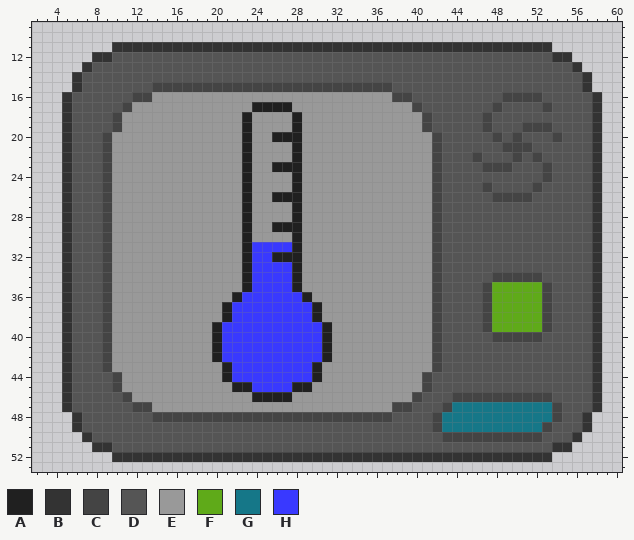
A pixel-art sprite gets an edit: assets/minecraft/textures/galaxy/upgrade_cooling_lv1.png. The picture above was drawn from the file before the commit.
The file is 64x64 pixels. Colours within 5 levels of each other are drawn and written as one. Shown: x 2..60, y 9..53.
Palette (. is transparent): A #202020  B #333333  C #444444  D #555555  E #999999  F #5faa19  G #157788  H #3939ff
Pixels before (only the part around the change), first column x 2:
 9 ...........................................................
10 ...........................................................
11 ........BBBBBBBBBBBBBBBBBBBBBBBBBBBBBBBBBBBBBBBBBBBB.......
12 ......BBDDDDDDDDDDDDDDDDDDDDDDDDDDDDDDDDDDDDDDDDDDDDBB.....
13 .....BDDDDDDDDDDDDDDDDDDDDDDDDDDDDDDDDDDDDDDDDDDDDDDDDB....
14 ....BDDDDDDDDDDDDDDDDDDDDDDDDDDDDDDDDDDDDDDDDDDDDDDDDDDB...
15 ....BDDDDDDDCCCCCCCCCCCCCCCCCCCCCCCCDDDDDDDDDDDDDDDDDDDB...
16 ...BDDDDDDCCEEEEEEEEEEEEEEEEEEEEEEEECCDDDDDDDDDCCCCDDDDDB..
17 ...BDDDDDCEEEEEEEEEEEEAAAAEEEEEEEEEEEECDDDDDDDCDDDDCDDDDB..
18 ...BDDDDCEEEEEEEEEEEEAEEEEAEEEEEEEEEEEECDDDDDCDDDDDDDDDDB..
19 ...BDDDDCEEEEEEEEEEEEAEEEEAEEEEEEEEEEEECDDDDDCDDDCCCDDDDB..
20 ...BDDDCEEEEEEEEEEEEEAEEAAAEEEEEEEEEEEEECDDDDDCDCDDDCDDDB..
21 ...BDDDCEEEEEEEEEEEEEAEEEEAEEEEEEEEEEEEECDDDDDDCCCDDDDDDB..
22 ...BDDDCEEEEEEEEEEEEEAEEEEAEEEEEEEEEEEEECDDDCDDDCDCDDDDDB..
23 ...BDDDCEEEEEEEEEEEEEAEEAAAEEEEEEEEEEEEECDDDDCCCDDDCDDDDB..
24 ...BDDDCEEEEEEEEEEEEEAEEEEAEEEEEEEEEEEEECDDDDDDDDDDCDDDDB..
25 ...BDDDCEEEEEEEEEEEEEAEEEEAEEEEEEEEEEEEECDDDDCDDDDCDDDDDB..
26 ...BDDDCEEEEEEEEEEEEEAEEAAAEEEEEEEEEEEEECDDDDDCCCCDDDDDDB..
27 ...BDDDCEEEEEEEEEEEEEAEEEEAEEEEEEEEEEEEECDDDDDDDDDDDDDDDB..
28 ...BDDDCEEEEEEEEEEEEEAEEEEAEEEEEEEEEEEEECDDDDDDDDDDDDDDDB..
29 ...BDDDCEEEEEEEEEEEEEAEEAAAEEEEEEEEEEEEECDDDDDDDDDDDDDDDB..
30 ...BDDDCEEEEEEEEEEEEEAEEEEAEEEEEEEEEEEEECDDDDDDDDDDDDDDDB..
31 ...BDDDCEEEEEEEEEEEEEAHHHHAEEEEEEEEEEEEECDDDDDDDDDDDDDDDB..
32 ...BDDDCEEEEEEEEEEEEEAHHAAAEEEEEEEEEEEEECDDDDDDDDDDDDDDDB..
33 ...BDDDCEEEEEEEEEEEEEAHHHHAEEEEEEEEEEEEECDDDDDDDDDDDDDDDB..
34 ...BDDDCEEEEEEEEEEEEEAHHHHAEEEEEEEEEEEEECDDDDDCCCCCDDDDDB..
35 ...BDDDCEEEEEEEEEEEEEAHHHHAEEEEEEEEEEEEECDDDDCFFFFFCDDDDB..
36 ...BDDDCEEEEEEEEEEEEAHHHHHHAEEEEEEEEEEEECDDDDCFFFFFCDDDDB..
37 ...BDDDCEEEEEEEEEEEAHHHHHHHHAEEEEEEEEEEECDDDDCFFFFFCDDDDB..
38 ...BDDDCEEEEEEEEEEEAHHHHHHHHAEEEEEEEEEEECDDDDCFFFFFCDDDDB..
39 ...BDDDCEEEEEEEEEEAHHHHHHHHHHAEEEEEEEEEECDDDDCFFFFFCDDDDB..
40 ...BDDDCEEEEEEEEEEAHHHHHHHHHHAEEEEEEEEEECDDDDDCCCCCDDDDDB..
41 ...BDDDCEEEEEEEEEEAHHHHHHHHHHAEEEEEEEEEECDDDDDDDDDDDDDDDB..
42 ...BDDDCEEEEEEEEEEAHHHHHHHHHHAEEEEEEEEEECDDDDDDDDDDDDDDDB..
43 ...BDDDCEEEEEEEEEEEAHHHHHHHHAEEEEEEEEEEECDDDDDDDDDDDDDDDB..
44 ...BDDDDCEEEEEEEEEEAHHHHHHHHAEEEEEEEEEECDDDDDDDDDDDDDDDDB..
45 ...BDDDDCEEEEEEEEEEEAAHHHHAAEEEEEEEEEEECDDDDDDDDDDDDDDDDB..
46 ...BDDDDDCEEEEEEEEEEEEAAAAEEEEEEEEEEEECDDDCCCCCCCCCCDDDDB..
47 ...BDDDDDDCCEEEEEEEEEEEEEEEEEEEEEEEECCDDDCGGGGGGGGGGCDDDB..
48 ....BDDDDDDDCCCCCCCCCCCCCCCCCCCCCCCCDDDDCGGGGGGGGGGGCDDB...
49 ....BDDDDDDDDDDDDDDDDDDDDDDDDDDDDDDDDDDDCGGGGGGGGGGCDDDB...
50 .....BDDDDDDDDDDDDDDDDDDDDDDDDDDDDDDDDDDDCCCCCCCCCCDDDB....
51 ......BBDDDDDDDDDDDDDDDDDDDDDDDDDDDDDDDDDDDDDDDDDDDDBB.....
52 ........BBBBBBBBBBBBBBBBBBBBBBBBBBBBBBBBBBBBBBBBBBBB.......
53 ...........................................................
Now the later version:
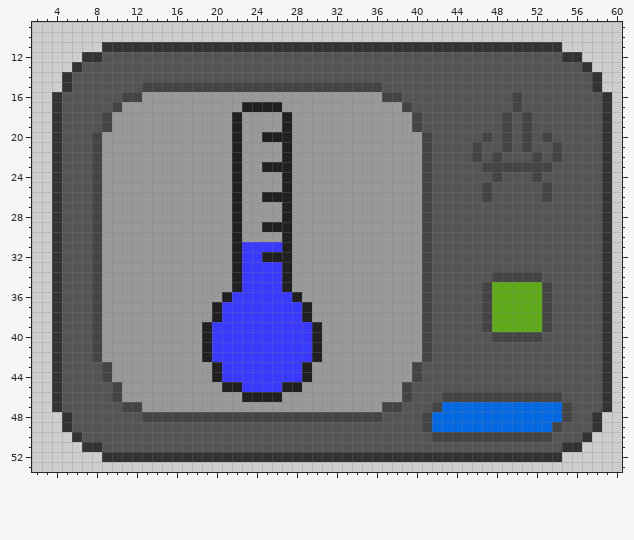
Diff:
colour G: #157788 -> #0368e4
y 11: x 9 . -> B; x 54 . -> B
y 12: x 7 . -> B; x 9 B -> D; x 54 B -> D; x 56 . -> B
y 13: x 6..7 .B -> BD; x 56..57 B. -> DB
y 14: x 5..6 .B -> BD; x 57..58 B. -> DB
y 15: x 5..6 .B -> BD; x 13 D -> C; x 37 C -> D; x 57..58 B. -> DB
y 16: x 4..5 .B -> BD; x 11 D -> C; x 13 C -> E; x 37 E -> C; x 39 C -> D; x 49 C -> D; x 51..52 CC -> DD; x 58..59 B. -> DB
y 17: x 4..5 .B -> BD; x 10..11 DC -> CE; x 23 E -> A; x 27 A -> E; x 39..40 EC -> CD; x 48 C -> D; x 50 D -> C; x 53 C -> D; x 58..59 B. -> DB
y 18: x 4..5 .B -> BD; x 9..10 DC -> CE; x 22..23 EA -> AE; x 27..28 EA -> AE; x 40..41 EC -> CD; x 47 C -> D; x 49 D -> C; x 51 D -> C; x 58..59 B. -> DB
y 19: x 4..5 .B -> BD; x 9..10 DC -> CE; x 22..23 EA -> AE; x 27..28 EA -> AE; x 40..41 EC -> CD; x 47 C -> D; x 49 D -> C; x 52..53 CC -> DD; x 58..59 B. -> DB
y 20: x 4..5 .B -> BD; x 8..9 DC -> CE; x 22..23 EA -> AE; x 25 E -> A; x 28 A -> E; x 41..42 EC -> CD; x 47..51 DCDCD -> CDCDC; x 53..54 DC -> CD; x 58..59 B. -> DB
y 21: x 4..5 .B -> BD; x 8..9 DC -> CE; x 22..23 EA -> AE; x 27..28 EA -> AE; x 41..42 EC -> CD; x 46 D -> C; x 50 C -> D; x 54 D -> C; x 58..59 B. -> DB
y 22: x 4..5 .B -> BD; x 8..9 DC -> CE; x 22..23 EA -> AE; x 27..28 EA -> AE; x 41..42 EC -> CD; x 48 D -> C; x 50 C -> D; x 54 D -> C; x 58..59 B. -> DB
y 23: x 4..5 .B -> BD; x 8..9 DC -> CE; x 22..23 EA -> AE; x 25 E -> A; x 28 A -> E; x 41..42 EC -> CD; x 50..52 DDD -> CCC; x 58..59 B. -> DB
y 24: x 4..5 .B -> BD; x 8..9 DC -> CE; x 22..23 EA -> AE; x 27..28 EA -> AE; x 41..42 EC -> CD; x 48 D -> C; x 52..53 DC -> CD; x 58..59 B. -> DB
y 25: x 4..5 .B -> BD; x 8..9 DC -> CE; x 22..23 EA -> AE; x 27..28 EA -> AE; x 41..42 EC -> CD; x 52..53 CD -> DC; x 58..59 B. -> DB
y 26: x 4..5 .B -> BD; x 8..9 DC -> CE; x 22..23 EA -> AE; x 25 E -> A; x 28 A -> E; x 41..42 EC -> CD; x 47..51 DCCCC -> CDDDD; x 53 D -> C; x 58..59 B. -> DB
y 27..28: x 4..5 .B -> BD; x 8..9 DC -> CE; x 22..23 EA -> AE; x 27..28 EA -> AE; x 41..42 EC -> CD; x 58..59 B. -> DB
y 29: x 4..5 .B -> BD; x 8..9 DC -> CE; x 22..23 EA -> AE; x 25 E -> A; x 28 A -> E; x 41..42 EC -> CD; x 58..59 B. -> DB
y 30: x 4..5 .B -> BD; x 8..9 DC -> CE; x 22..23 EA -> AE; x 27..28 EA -> AE; x 41..42 EC -> CD; x 58..59 B. -> DB
y 31: x 4..5 .B -> BD; x 8..9 DC -> CE; x 22..23 EA -> AH; x 27..28 HA -> AE; x 41..42 EC -> CD; x 58..59 B. -> DB
y 32: x 4..5 .B -> BD; x 8..9 DC -> CE; x 22..23 EA -> AH; x 25 H -> A; x 28 A -> E; x 41..42 EC -> CD; x 58..59 B. -> DB
y 33..35: x 4..5 .B -> BD; x 8..9 DC -> CE; x 22..23 EA -> AH; x 27..28 HA -> AE; x 41..42 EC -> CD; x 58..59 B. -> DB
y 36: x 4..5 .B -> BD; x 8..9 DC -> CE; x 21..22 EA -> AH; x 28..29 HA -> AE; x 41..42 EC -> CD; x 58..59 B. -> DB
y 37..38: x 4..5 .B -> BD; x 8..9 DC -> CE; x 20..21 EA -> AH; x 29..30 HA -> AE; x 41..42 EC -> CD; x 58..59 B. -> DB
y 39..42: x 4..5 .B -> BD; x 8..9 DC -> CE; x 19..20 EA -> AH; x 30..31 HA -> AE; x 41..42 EC -> CD; x 58..59 B. -> DB
y 43: x 4..5 .B -> BD; x 20..21 EA -> AH; x 29..30 HA -> AE; x 40..42 EEC -> CDD; x 58..59 B. -> DB
y 44: x 4..5 .B -> BD; x 9..10 DC -> CE; x 20..21 EA -> AH; x 29..30 HA -> AE; x 40..41 EC -> CD; x 58..59 B. -> DB
y 45: x 4..5 .B -> BD; x 21 E -> A; x 23 A -> H; x 27 H -> A; x 29 A -> E; x 39..41 EEC -> CDD; x 58..59 B. -> DB
y 46: x 4..5 .B -> BD; x 10..11 DC -> CE; x 23 E -> A; x 27 A -> E; x 39..40 EC -> CD; x 43 D -> C; x 54 D -> C; x 58..59 B. -> DB
y 47: x 4..5 .B -> BD; x 11 D -> C; x 13 C -> E; x 37 E -> C; x 39 C -> D; x 42..43 DC -> CG; x 54..55 CD -> GC; x 58..59 B. -> DB
y 48: x 5..6 .B -> BD; x 13 D -> C; x 37 C -> D; x 41..42 DC -> CG; x 54..55 CD -> GC; x 57..58 B. -> DB
y 49: x 5..6 .B -> BD; x 41..42 DC -> CG; x 53..54 CD -> GC; x 57..58 B. -> DB
y 50: x 6..7 .B -> BD; x 42 D -> C; x 53 D -> C; x 56..57 B. -> DB
y 51: x 7 . -> B; x 9 B -> D; x 54 B -> D; x 56 . -> B
y 52: x 9 . -> B; x 54 . -> B
Where, in picture pixels (left, top, right, bottom), the same in both pictures:
changed: (52, 42, 152, 462)
changed: (382, 42, 612, 462)
changed: (202, 102, 332, 402)
